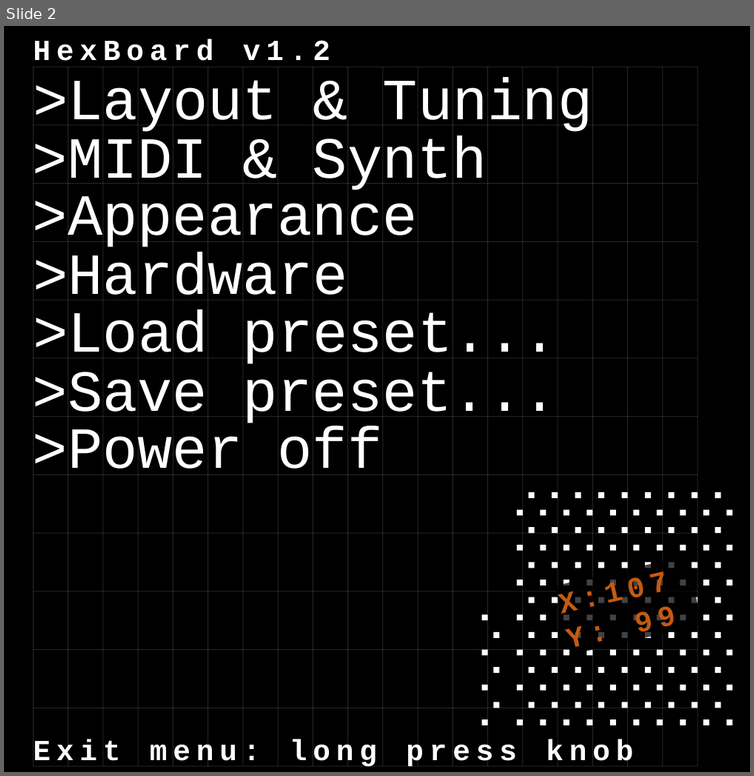
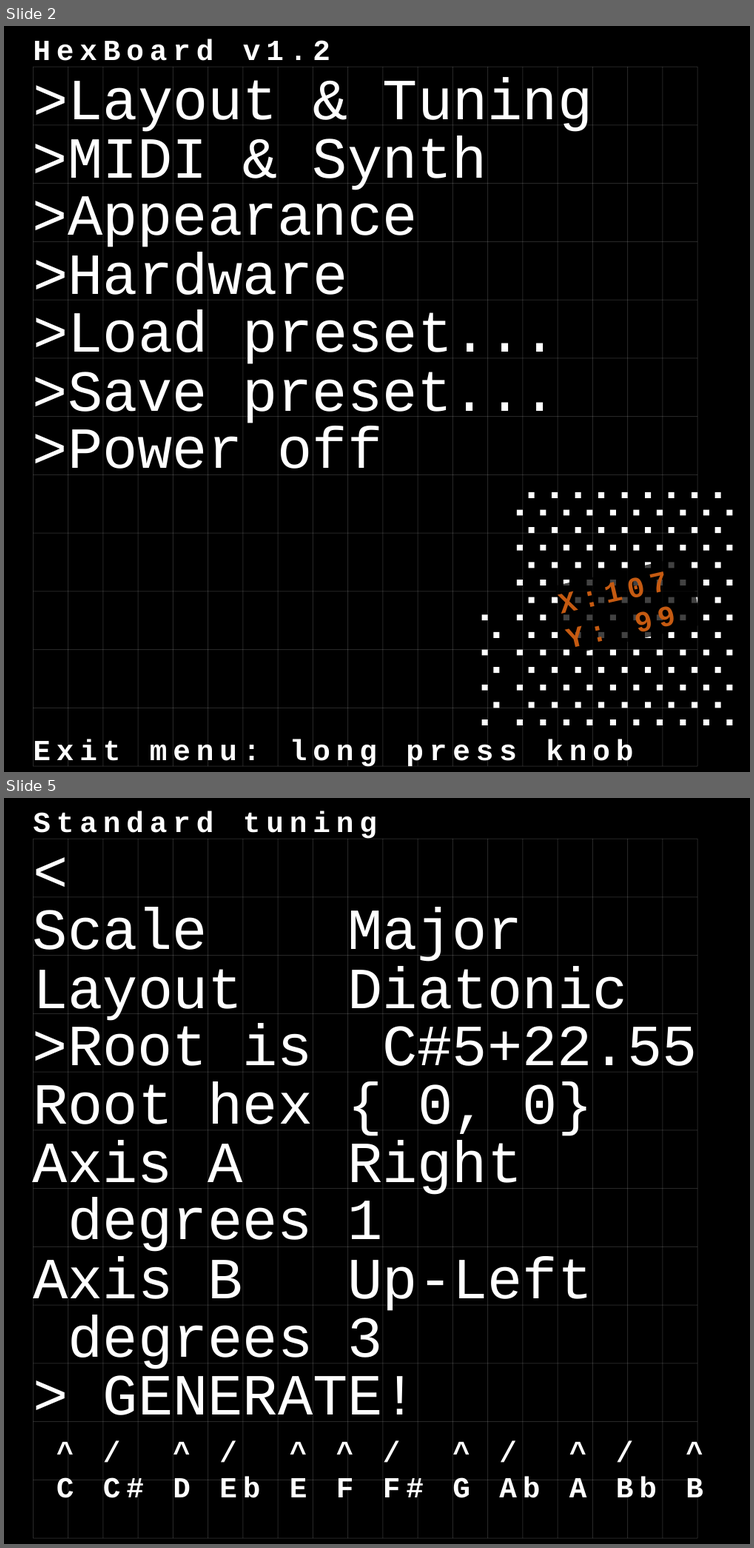
Before and after one commit to theHDM/MultiCoreTest, a slide deck: Hexboard Edit Design.pptx. Shown one above the other, each under a label of ours: slide 2 before the commit, slides 2 and 5 after it; the slides between them are not shown. The pictures are 754x776 and 754x1548 pixels, drawn with LibreOffice and Linux fonts; fonts in the diff are those of the drawing. Boxes give left, top, right and bottom in pixels: in the first picture for what was removed or moved away, otherwise in the second. Text is boxed around its words. In the diff, an @@ line names an element or a change of style, - is before the commit and + after.

```diff
--- a/Hexboard Edit Design.pptx
+++ b/Hexboard Edit Design.pptx
@@ slide 5 added at box(4, 798, 750, 1544), background #000000; not listed: 33 template elements that a slide beside it also shows @@
@@ text added at box(33, 811, 377, 839), 45 pt, text #FFFFFF, bold @@
+Standard tuning
@@ text added at box(33, 833, 733, 903), 90 pt, text #FFFFFF @@
+<
@@ text added at box(33, 907, 522, 962), 90 pt, text #FFFFFF @@
+Scale Major
@@ text added at box(33, 966, 628, 1021), 90 pt, text #FFFFFF @@
+Layout Diatonic
@@ text added at box(33, 1023, 697, 1073), 90 pt, text #FFFFFF @@
+>Root is C#5+22.55
@@ text added at box(33, 1081, 592, 1136), 90 pt, text #FFFFFF @@
+Root hex { 0, 0}
@@ text added at box(33, 1140, 522, 1198), 90 pt, text #FFFFFF @@
+Axis A Right
@@ text added at box(68, 1197, 382, 1252), 90 pt, text #FFFFFF @@
+degrees 1
@@ text added at box(33, 1256, 593, 1311), 90 pt, text #FFFFFF @@
+Axis B Up-Left
@@ text added at box(68, 1315, 383, 1369), 90 pt, text #FFFFFF @@
+degrees 3
@@ text added at box(103, 1375, 418, 1423), 90 pt, text #FFFFFF @@
+> GENERATE!
@@ text added at box(33, 1433, 720, 1468), 45 pt, text #FFFFFF, bold @@
+^ / ^ / ^ ^ / ^ / ^ / ^
@@ text added at box(57, 1476, 703, 1498), 45 pt, text #FFFFFF, bold @@
+C C# D Eb E F F# G Ab A Bb B
```
Also in this commit, not shown: 4 slides changed, 7 other slides added, 17 slides removed.
